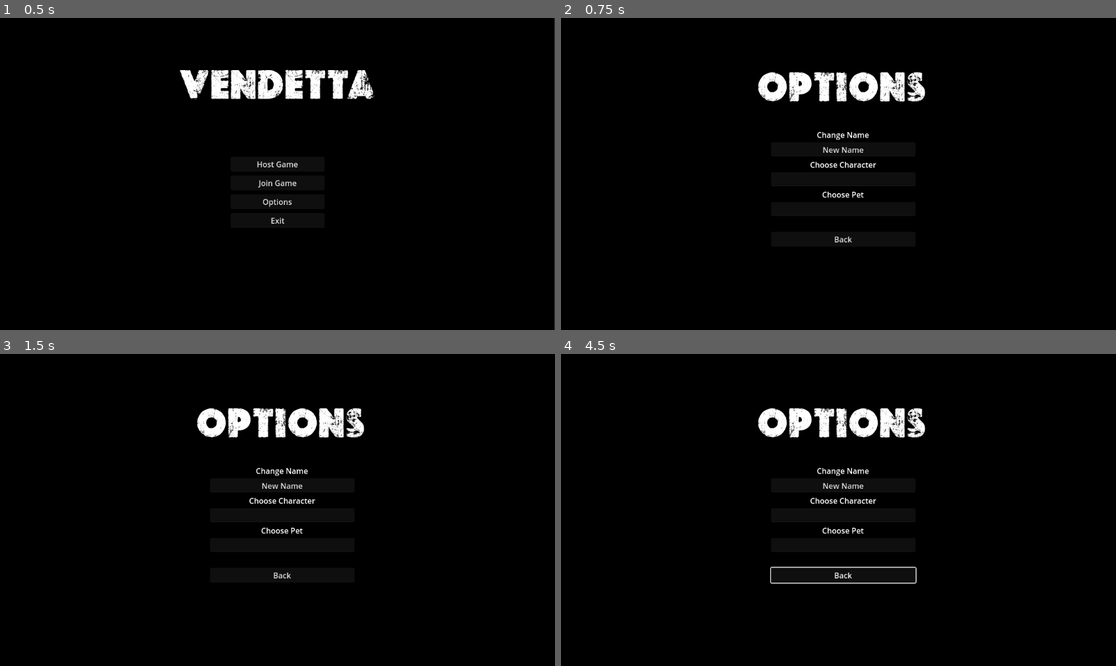
Above: before the commit, frames 1-4 (two rows, left to right).
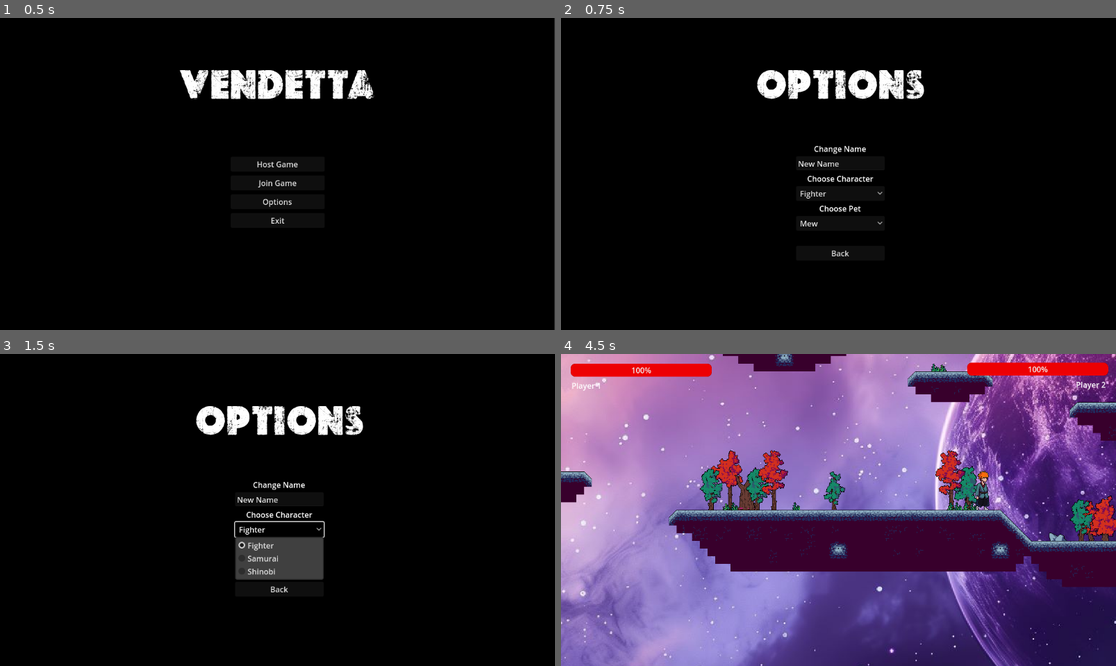
Above: after the commit, the same moments.

Repository: CharlieFour/Vendeta
Game: Godot game, scene res://scenes/menu.tscn
Two runs of this game, one before a commit and one after it. Both use one fixed random seed, a clock stepped at 60 frames per second and the inputs below.
Inputs (mouse positions are in pixels of both pictures, inside the frame that each line leads up to):
- Up to frame 1 (0.5 s): no input
- Up to frame 2 (0.75 s): click "Options" at 0.5 s
- Up to frame 3 (1.5 s): click (277, 528) at 1.25 s, where only the run after the commit has a clickable "Fighter"
- Up to frame 4 (4.5 s): click (838, 559) at 2 s, where only the run after the commit has a clickable "Mew"; click (838, 528) at 2.75 s, where only the run after the commit has a clickable "Samurai"; click "Back" at 3.5 s; click (838, 500) at 4.25 s, where only the run after the commit has a clickable "Host Game"

Frame 1 is identical in both runs. In frame 2, 2.2% of the frame differs, in the area x 35-66%, y 16-77%; in frame 3, 4.3%; in frame 4, 100%, in the area x 0-100%, y 0-100%.
Error before the commit: Invalid call. Nonexistent function 'add_item' in base 'LineEdit'. (res://script/option_menu.gd:16)

Commit message:
Option Menu
Dropdown fix

Diff:
--- a/scenes/option_menu.tscn
+++ b/scenes/option_menu.tscn
@@ -21,20 +21,20 @@
 
 [node name="Label" type="Label" parent="."]
 layout_mode = 0
-offset_left = 407.0
-offset_top = 113.0
-offset_right = 758.0
-offset_bottom = 193.0
+offset_left = 405.0
+offset_top = 108.0
+offset_right = 756.0
+offset_bottom = 188.0
 theme_override_fonts/font = ExtResource("1_hecwe")
 theme_override_font_sizes/font_size = 80
 text = "OPTIONS"
 
 [node name="VBoxContainer" type="VBoxContainer" parent="."]
 layout_mode = 0
-offset_left = 436.0
-offset_top = 231.0
-offset_right = 736.0
-offset_bottom = 475.0
+offset_left = 488.0
+offset_top = 260.0
+offset_right = 672.0
+offset_bottom = 504.0
 
 [node name="Name" type="Label" parent="VBoxContainer"]
 layout_mode = 2
@@ -43,15 +43,13 @@
 
 [node name="NameEdit" type="LineEdit" parent="VBoxContainer"]
 layout_mode = 2
-text = "New Name"
-alignment = 1
 
 [node name="Character" type="Label" parent="VBoxContainer"]
 layout_mode = 2
 text = "Choose Character"
 horizontal_alignment = 1
 
-[node name="CharacterDropdown" type="LineEdit" parent="VBoxContainer"]
+[node name="CharacterDropdown" type="OptionButton" parent="VBoxContainer"]
 layout_mode = 2
 
 [node name="Pet" type="Label" parent="VBoxContainer"]
@@ -59,7 +57,7 @@
 text = "Choose Pet"
 horizontal_alignment = 1
 
-[node name="PetDropdown" type="LineEdit" parent="VBoxContainer"]
+[node name="PetDropdown" type="OptionButton" parent="VBoxContainer"]
 layout_mode = 2
 
 [node name="Label" type="Label" parent="VBoxContainer"]
--- a/script/option_menu.gd
+++ b/script/option_menu.gd
@@ -13,14 +13,14 @@
 func _ready():
 	# Fill character and pet dropdowns
 	character_dropdown.clear()
-	character_dropdown.add_item("Knight")
-	character_dropdown.add_item("Ninja")
+	character_dropdown.add_item("Fighter")
 	character_dropdown.add_item("Samurai")
+	character_dropdown.add_item("Shinobi")
 
 	pet_dropdown.clear()
-	pet_dropdown.add_item("Dragon")
-	pet_dropdown.add_item("Wolf")
-	pet_dropdown.add_item("Fairy")
+	pet_dropdown.add_item("Mew")
+	pet_dropdown.add_item("Squirtle")
+	pet_dropdown.add_item("Yeti")
 
 	# Set default or loaded values
 	name_edit.text = player_name
